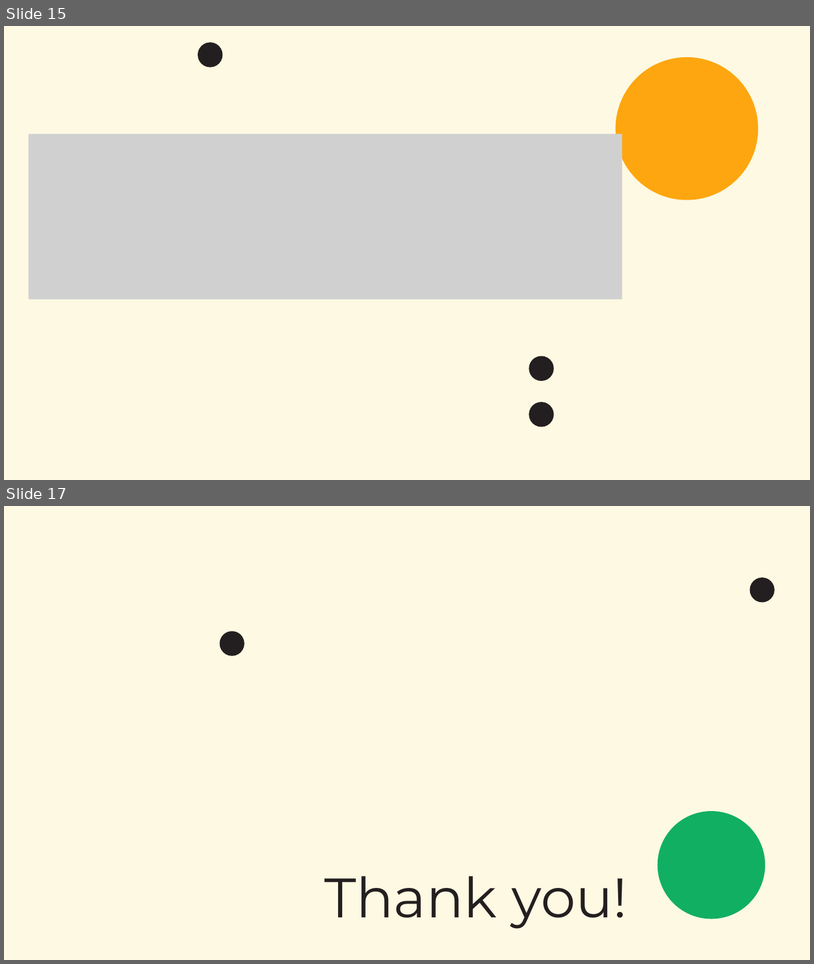
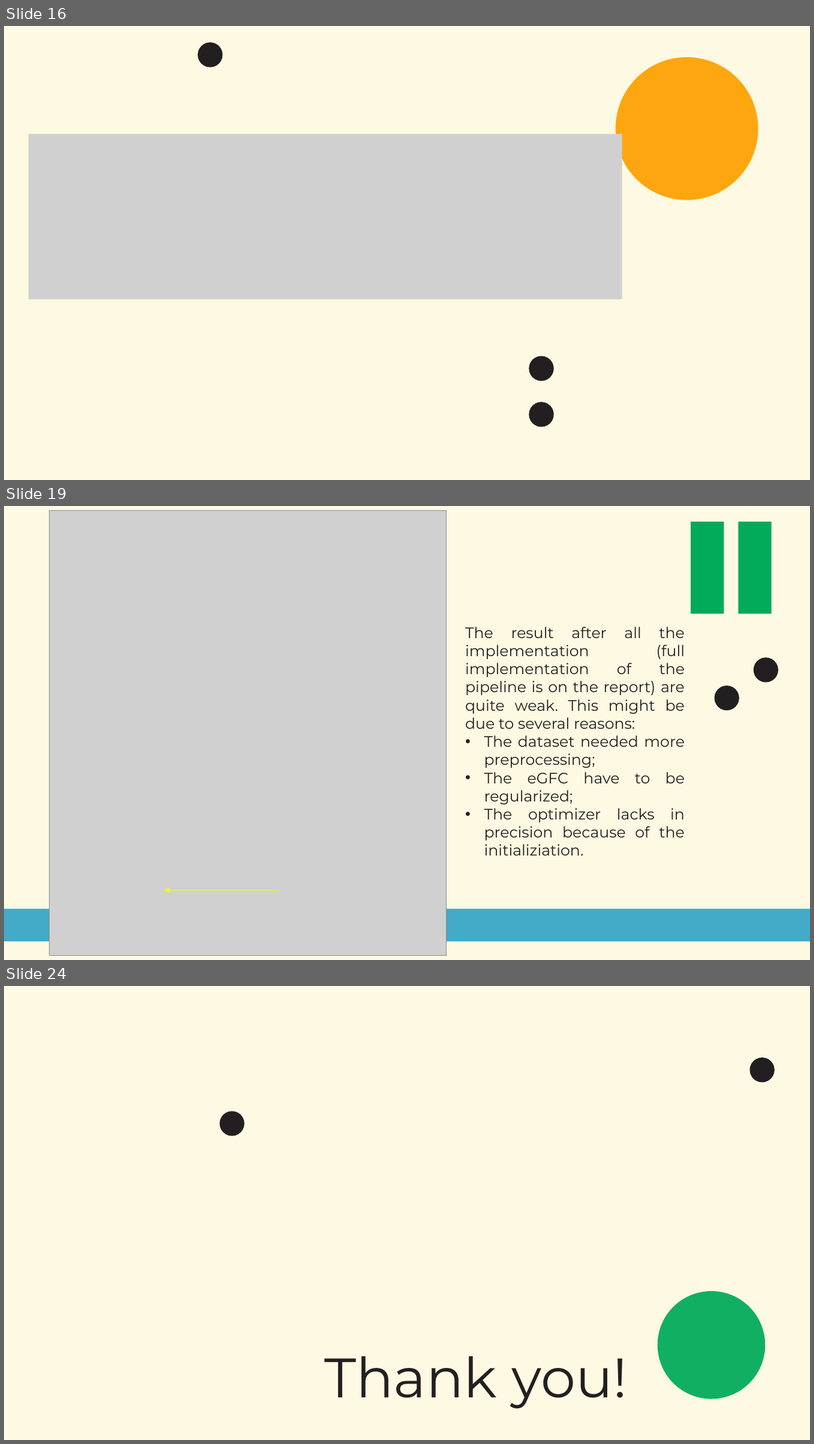
Before and after one commit to FedericoAlvetreti/TherMike, a slide deck: G22_slides.pptx. Shown one above the other, each under a label of ours: slides 15 and 17 before the commit, slides 16, 19 and 24 after it; the slides between them are not shown. The pictures are 814x964 and 814x1444 pixels, drawn with LibreOffice and Linux fonts; fonts in the diff are those of the drawing; grey boxes stand for pictures; background and template pictures are left out. Boxes give left, top, right and bottom in pixels: in the first picture for what was removed or moved away, otherwise in the second. Text is boxed around its words. In the diff, an @@ line names an element or a change of style, - is before the commit and + after.

```diff
--- a/G22_slides.pptx
+++ b/G22_slides.pptx
@@ slide 19 added at box(4, 506, 810, 960), background #FDF9E2 @@
@@ picture added at box(50, 510, 446, 955) @@
@@ rectangle added at box(691, 522, 725, 613), fill #00AA59 @@
@@ rectangle added at box(739, 522, 772, 613), fill #00AA59 @@
@@ rectangle added at box(52, 526, 769, 613), fill #FDF9E2 @@
@@ rectangle added at box(53, 532, 762, 554), fill #231F20, outline #231F20 1.25 pt @@
@@ rectangle added at box(53, 554, 762, 605), fill #FDF9E2, outline #231F20 1.25 pt @@
@@ text added at box(465, 627, 686, 855), 18 pt, text #231F20 @@
+The result after all the implementation (full implementation of the pipeline is on the report) are quite weak. This might be due to several reasons:
+• The dataset needed more preprocessing;
+• The eGFC have to be regularized;
+• The optimizer lacks in precision because of the initializiation.
@@ ellipse added at box(754, 657, 779, 682), fill #231F20 @@
@@ ellipse added at box(715, 685, 740, 711), fill #231F20 @@
@@ arrow added from (281, 890) to (165, 890), #FFFF00 1 pt @@
@@ freeform shape added at box(4, 908, 810, 941), fill #43AAC7 @@
@@ what was slide 15 is now slide 16 @@
@@ what was slide 17 is now slide 24 @@
```
Also in this commit, not shown: 3 slides changed, 6 other slides added, 1 other file.
